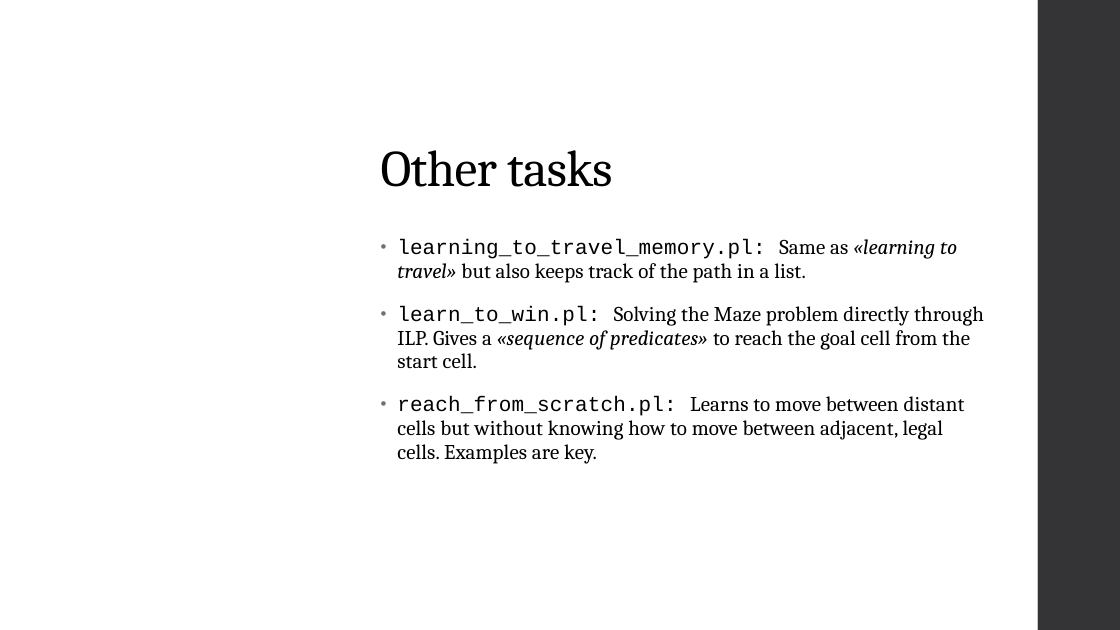
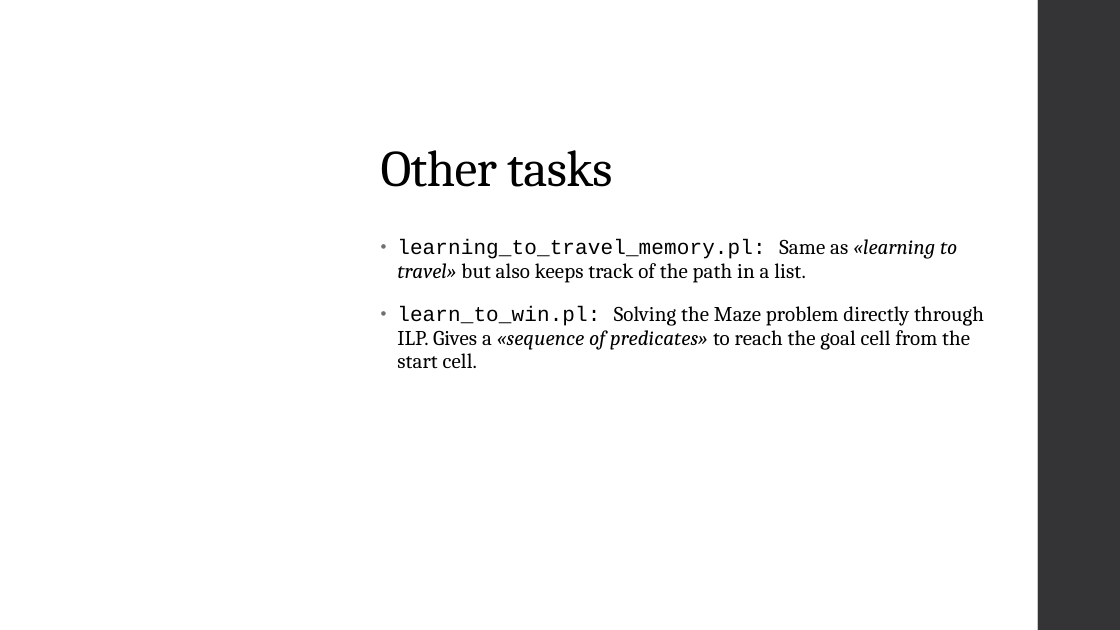
Before and after one commit to Alex-Dell1/ATAI_Maze_Project, a slide deck: slide 13 of ATAI_Presentation.pptx (slide 12 before the commit). Drawn at 1120x630 pixels with LibreOffice and Linux fonts; fonts in the diff are those of the drawing; background and template pictures are left out. Boxes give left, top, right and bottom in pixels: in the first picture for what was removed or moved away, otherwise in the second. Text is boxed around its words. In the diff, an @@ line names an element or a change of style, - is before the commit and + after.

```diff
--- a/ATAI_Presentation.pptx
+++ b/ATAI_Presentation.pptx
@@ text at box(397, 306, 965, 464): paragraph removed @@
-• reach_from_scratch.pl: Learns to move between distant cells but without knowing how to move between adjacent, legal cells. Examples are key.
```
Also in this commit, not shown: 4 other slides changed, 1 slide added, 3 other files.
